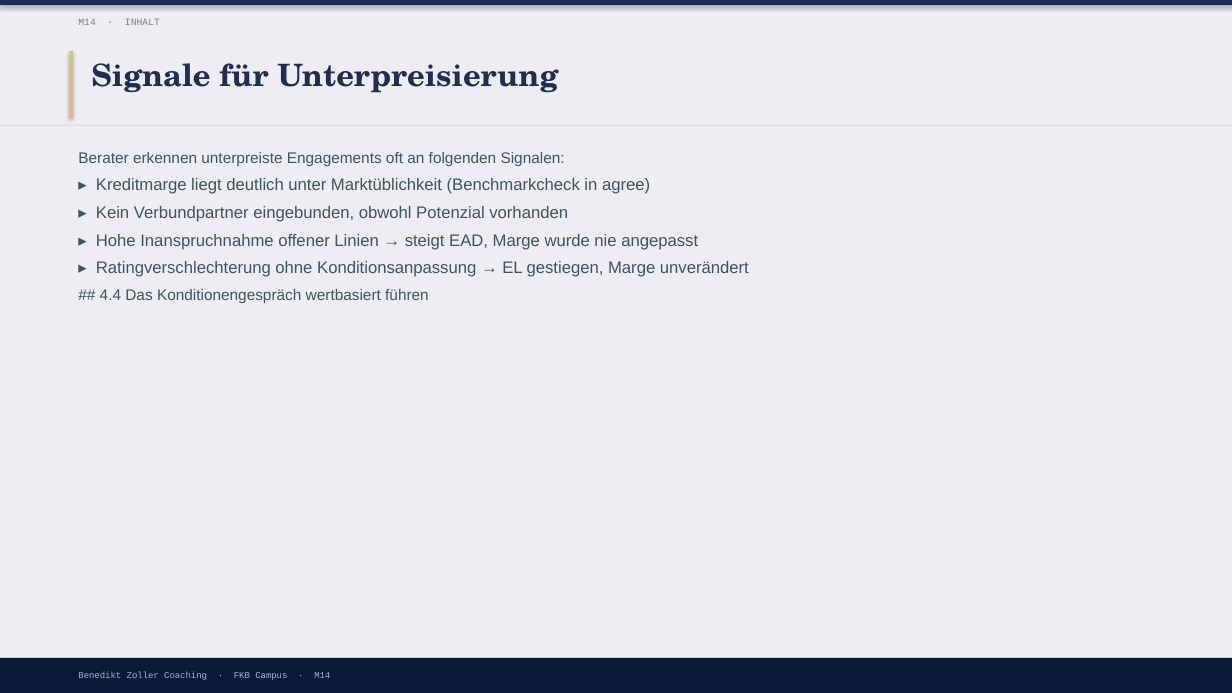
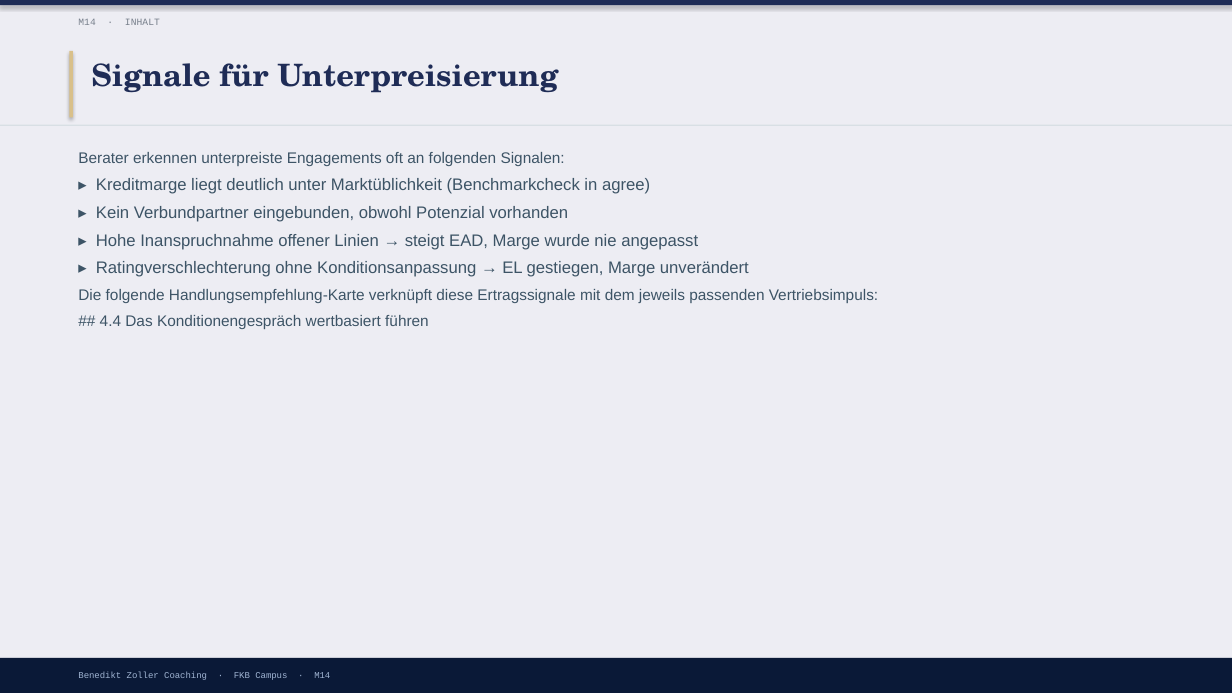
Before and after one commit to ck5rqc47pr-byte/firmenkundenakademie-online, a slide deck: slide 11 of protected-downloads/praesentation/M14.pptx. Drawn at 1232x693 pixels with LibreOffice and Linux fonts; fonts in the diff are those of the drawing. Boxes give left, top, right and bottom in pixels: in the first picture for what was removed or moved away, otherwise in the second. Text is boxed around its words. In the diff, an @@ line names an element or a change of style, - is before the commit and + after.

```diff
--- a/protected-downloads/praesentation/M14.pptx
+++ b/protected-downloads/praesentation/M14.pptx
@@ text at box(78, 289, 878, 303): paragraph added @@
+Die folgende Handlungsempfehlung-Karte verknüpft diese Ertragssignale mit dem jeweils passenden Vertriebsimpuls:
```
Also in this commit, not shown: 1 slide added, 26 other files.
